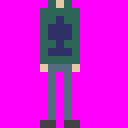
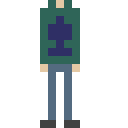
Layer changes from the first 128×128 image to the second:
hid "Capa 1" over <box>0,0,128,128</box>
